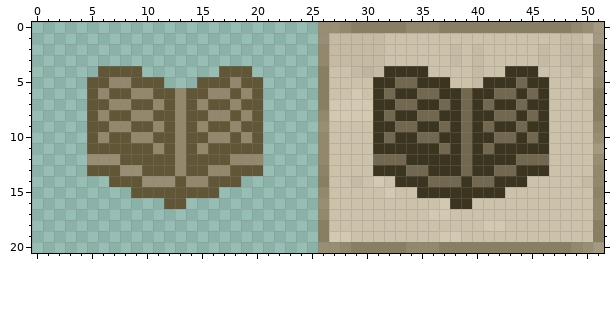
Pixel-art sprite, stored at assets/mapmode_literacy.png. Above is the file before it was changed.
The file is 52x21 pixels. Colours within 5 levels of each other are drawn and written as one.
Now the later version:
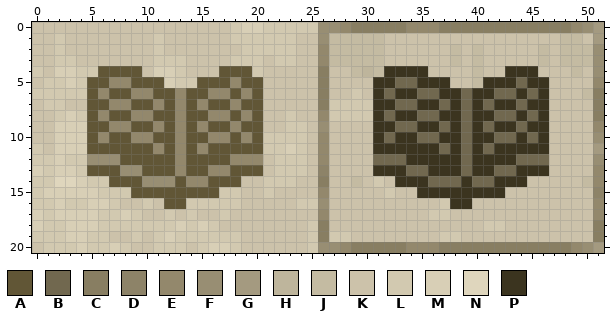
Palette (. is transparent): A #615636  B #71684f  C #887e62  D #8d8368  E #93886c  F #988e73  G #a49a80  H #beb59c  J #c4bba2  K #ccc2aa  L #d2c9b0  M #d8cfb6  N #dfd6bd  P #3b341f
Author's note on the commit: Expandable mapmodes list
Difference:
There is now colour K in row 0 at x 0 to 17; in row 1 at x 0 to 1, 3 to 10, 12 to 17 and 24 to 25; in row 2 at x 0 to 1, 3 to 10, 12 to 18 and 24 to 25; in row 3 at x 0 to 1, 4 to 10, 14 to 17, 21 and 24 to 25; in row 4 at x 1, 10, 14 to 16 and 21 to 25; in row 5 at x 0 and 21 to 25.
There is now colour K in row 6 at x 21 to 25; in row 7 at x 0, 3 to 4 and 21 to 25; in row 8 at x 0 to 1, 21 to 22 and 24 to 25; in row 9 at x 0 to 1, 21 to 22 and 25; in row 10 at x 0 to 1 and 25; in row 11 at x 1 and 25.
There is now colour K in rows 12 to 13 at x 21 and 25; in row 14 at x 19 to 20 and 24 to 25; in row 15 at x 19 to 20 and 22 to 25; in row 16 at x 8 to 9, 11 and 19 to 23; in row 17 at x 10 to 11, 13, 15 to 16 and 18 to 25; in row 18 at x 17 to 24.
There is now colour K in row 19 at x 7 to 8, 10 and 19 to 24; in row 20 at x 0, 9 to 10, 14 and 19 to 24.
There is now colour L in row 0 at x 18 and 21 to 25; in row 1 at x 2, 11 and 18 to 23; in row 2 at x 2, 11 and 19 to 23; in row 3 at x 2 to 3, 11 to 13, 18 to 20 and 22 to 23; in row 4 at x 0, 4 to 5, 13 and 20; in row 5 at x 1 to 2, 4 and 13 to 14.
There is now colour L in row 6 at x 0 to 4; in row 7 at x 1 to 2; in row 8 at x 2, 4 and 23; in row 9 at x 23 to 24; in row 10 at x 21 to 24; in row 11 at x 0, 21 to 22 and 24.
There is now colour L in row 12 at x 0 to 1, 3 to 4 and 22 to 24; in row 13 at x 1, 4 and 22 to 24; in row 14 at x 0 to 1, 5 to 6 and 21 to 23; in row 15 at x 0, 6 to 8, 17 to 18 and 21; in row 16 at x 0 to 1, 3 to 4, 7, 10, 14 to 18 and 24 to 25; in row 17 at x 1, 6 to 7, 9, 12, 14 and 17.
There is now colour L in row 18 at x 1 to 2, 6 to 12, 14, 16 and 25; in row 19 at x 0 to 2, 5 to 6, 9, 11, 13 to 18 and 25; in row 20 at x 1 to 3, 5 to 6, 8, 11 to 13, 15, 18 and 25.
There is now colour M in row 0 at x 19 to 20; in row 4 at x 2 to 3 and 11 to 12; in row 5 at x 3 and 12; in row 8 at x 3; in rows 9 to 10 at x 2 to 4; in row 11 at x 2 to 4 and 23.
There is now colour M in row 12 at x 2; in row 13 at x 0 and 2 to 3; in row 14 at x 4; in row 15 at x 1 to 5; in row 16 at x 2 and 5 to 6; in row 17 at x 0, 2 to 5 and 8.
There is now colour M in row 18 at x 0, 3 to 5, 13 and 15; in row 19 at x 3 to 4 and 12; in row 20 at x 4, 7 and 16 to 17.
There is now colour N in row 14 at x 2 to 3.
Boxes around the changes in both pictures, in picture pixels (x1, y1, x2, y2):
added: (32, 22, 318, 253)
